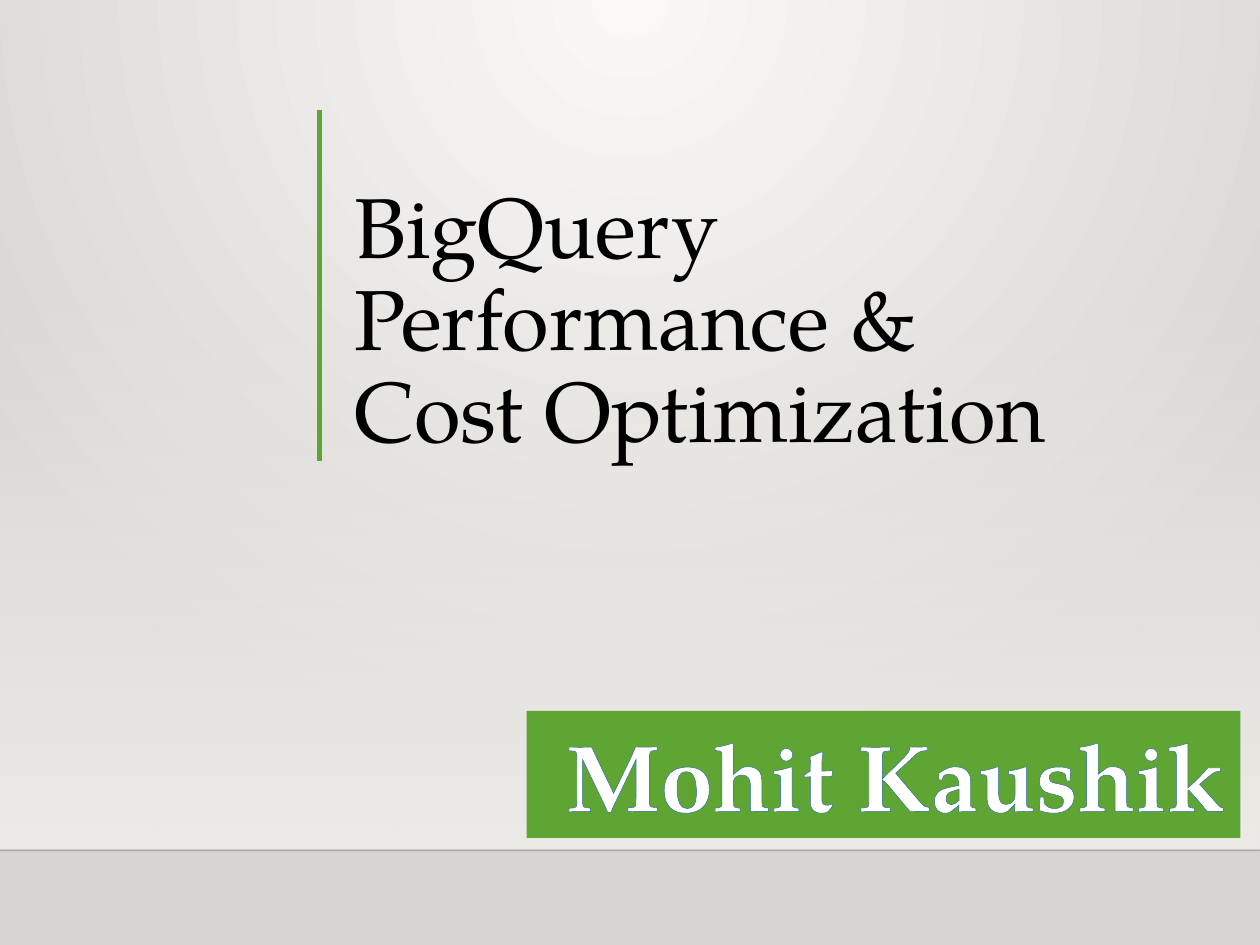
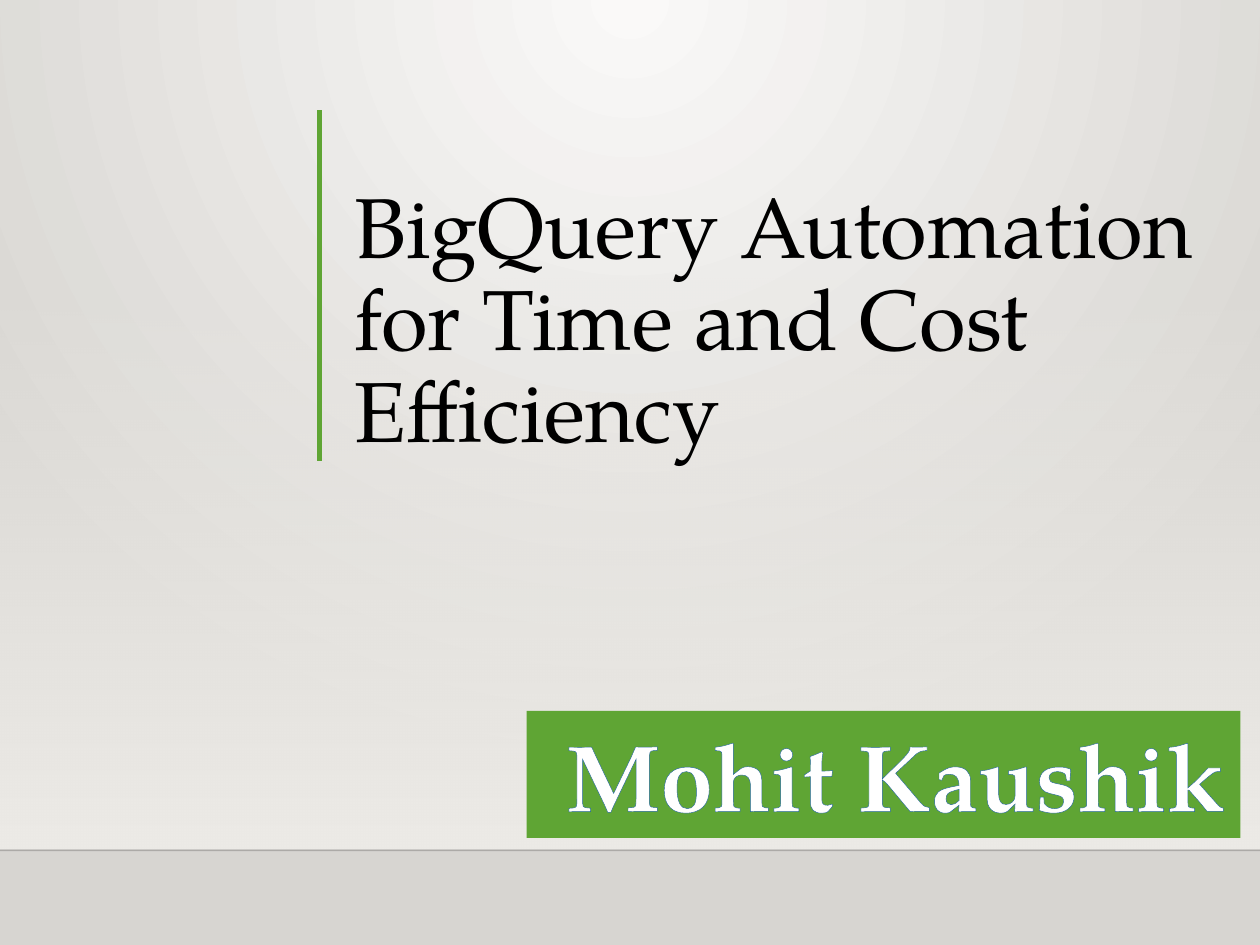
Before and after one commit to mkaushik07/Achievements, a slide deck: slide 1 of Presentation for BigQuery Optimization.pptx. Drawn at 1260x945 pixels with LibreOffice and Linux fonts; fonts in the diff are those of the drawing; background and template pictures are left out. Boxes give left, top, right and bottom in pixels: in the first picture for what was removed or moved away, otherwise in the second. Text is boxed around its words. In the diff, an @@ line names an element or a change of style, - is before the commit and + after.

```diff
--- a/Presentation for BigQuery Optimization.pptx
+++ b/Presentation for BigQuery Optimization.pptx
@@ title at (354, 197, 1193, 466): text changed @@
-BigQuery Performance & Cost Optimization
+BigQuery Automation for Time and Cost Efficiency
```
Also in this commit, not shown: 3 other slides changed, 2 slides added, 1 slide removed.
